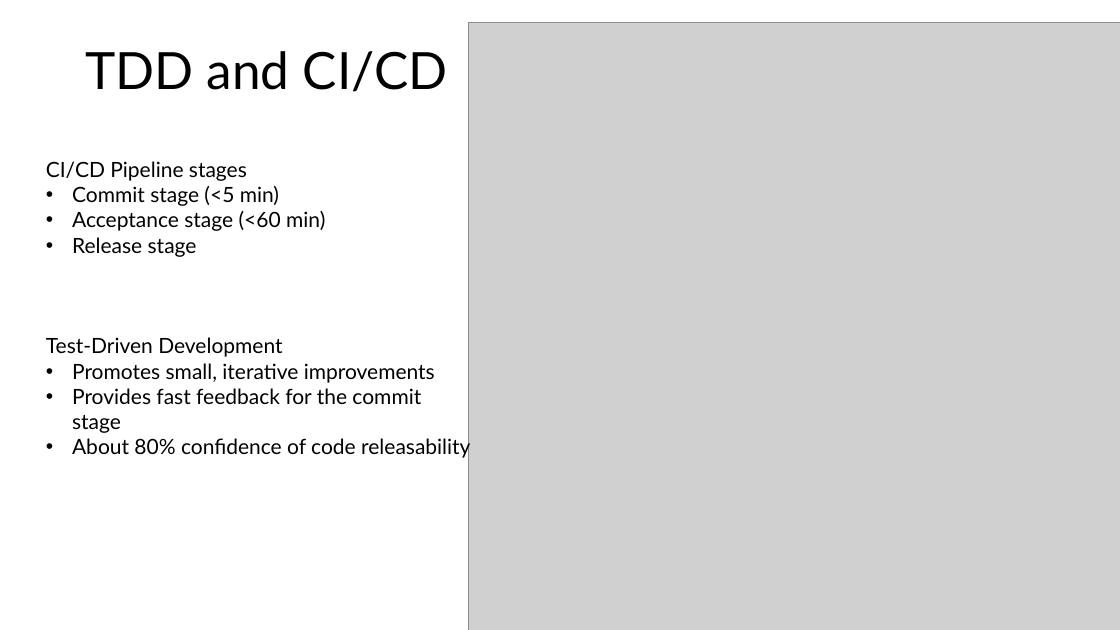
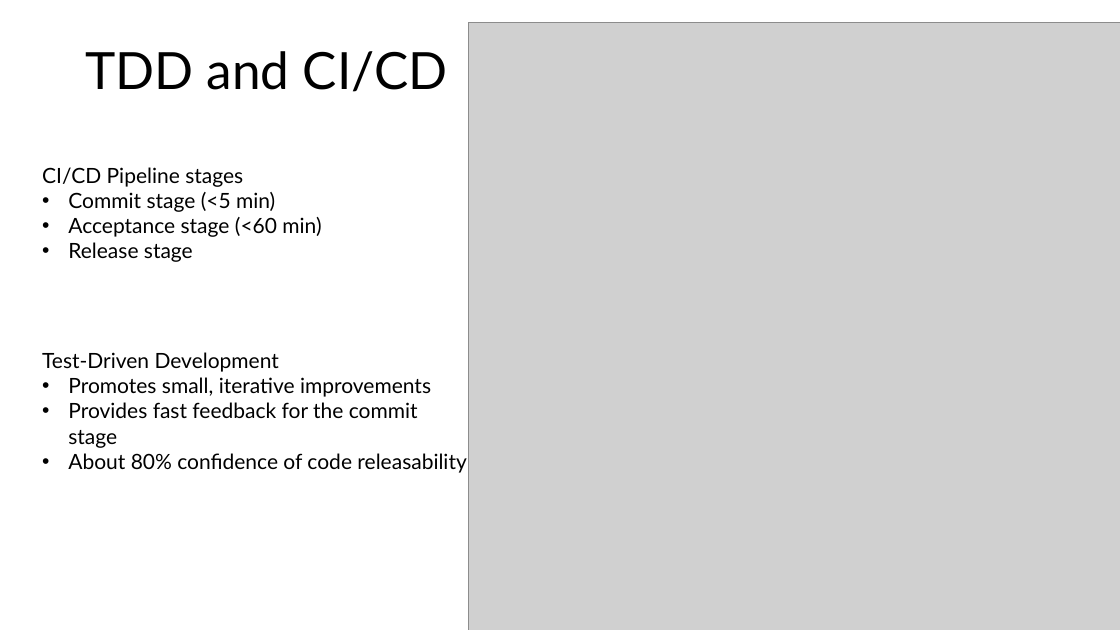
Before and after one commit to G2HJei/tdd-birthday-emails, a slide deck: slide 7 of Test-Driven Development.pptx. Drawn at 1120x630 pixels with LibreOffice and Linux fonts; fonts in the diff are those of the drawing; grey boxes stand for pictures. Boxes give left, top, right and bottom in pixels: in the first picture for what was removed or moved away, otherwise in the second. Text is boxed around its words. In the diff, an @@ line names an element or a change of style, - is before the commit and + after.

Commit message:
Update ppt

```diff
--- a/Test-Driven Development.pptx
+++ b/Test-Driven Development.pptx
@@ text added at <box>42,352,466,473</box>, 18 pt, text #000000 @@
+Test-Driven Development
+• Promotes small, iterative improvements
+• Provides fast feedback for the commit stage
+• About 80% confidence of code releasability
@@ text at <box>46,337,470,459</box>: paragraphs removed @@
-Test-Driven Development
-• Promotes small, iterative improvements
-• Provides fast feedback for the commit stage
-• About 80% confidence of code releasability
```
Also in this commit, not shown: 6 other slides changed, 5 slides added, 1 slide removed, 1 other file.
